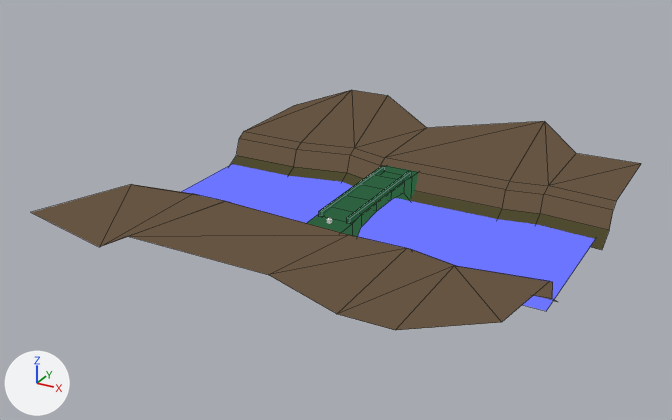
One commit to the Blender file source/dream_gen/layouts/bridge_stone.blend: the scene before it, then after it.
Both versions are drawn from a 50 mm lens placed at (205.0, -365.0, 190.0), pointed at (-9.0, 23.0, -4.0). Arrows for +X, +Y and +Z are at lower left; the lights stay in place. Mesh edges are drawn as thin lines on the coarser meshes.

Objects in the first picture: 'bridge_stone'.
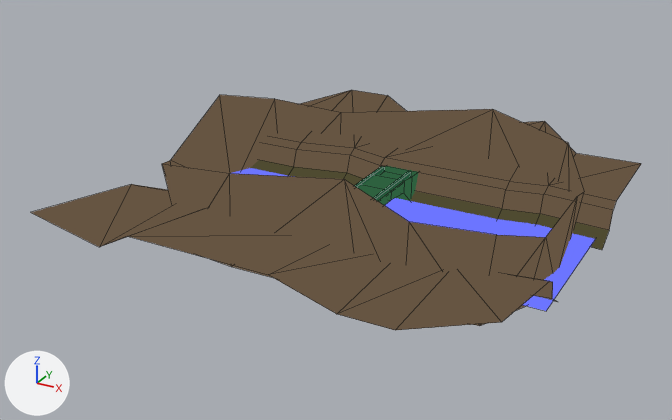
Where the change shows, as pixel boxes [x1, y1, x2, y2] in the pictures (672 x 420 px):
part 1 of me_bridge_stone, added (brown): after [162, 95, 584, 326]

What the commit changed:
me_bridge_stone is used by ob_bridge_stone; location (0.0, 0.0, 0.0).
me_bridge_stone had 122 vertices, 97 faces and spanned x -115.0..119.0, y -84.0..154.0, z -17.0..20.0.
me_bridge_stone now has 150 vertices, 125 faces and spans x -115.0..119.0, y -84.0..154.0, z -24.0..42.0.
me_bridge_stone part 1: a new loose piece of 28 vertices spanning x -108.0..111.0, y -39.0..109.0, z -24.0..42.0, in mat_mat4.
